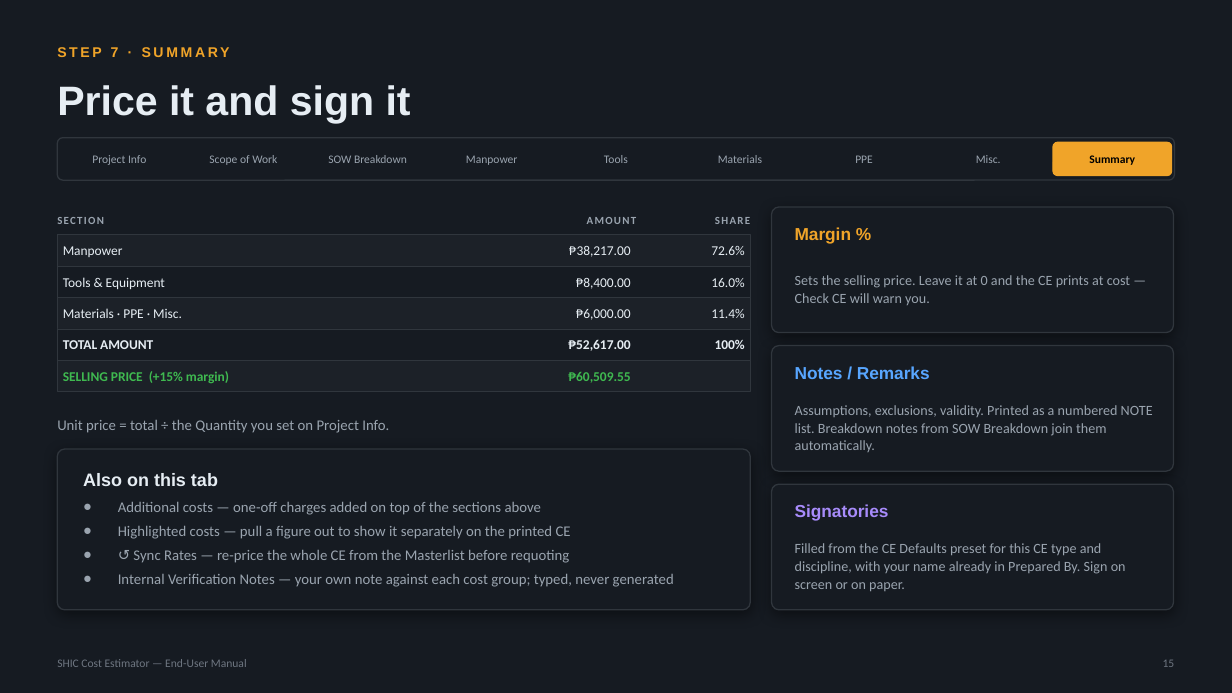
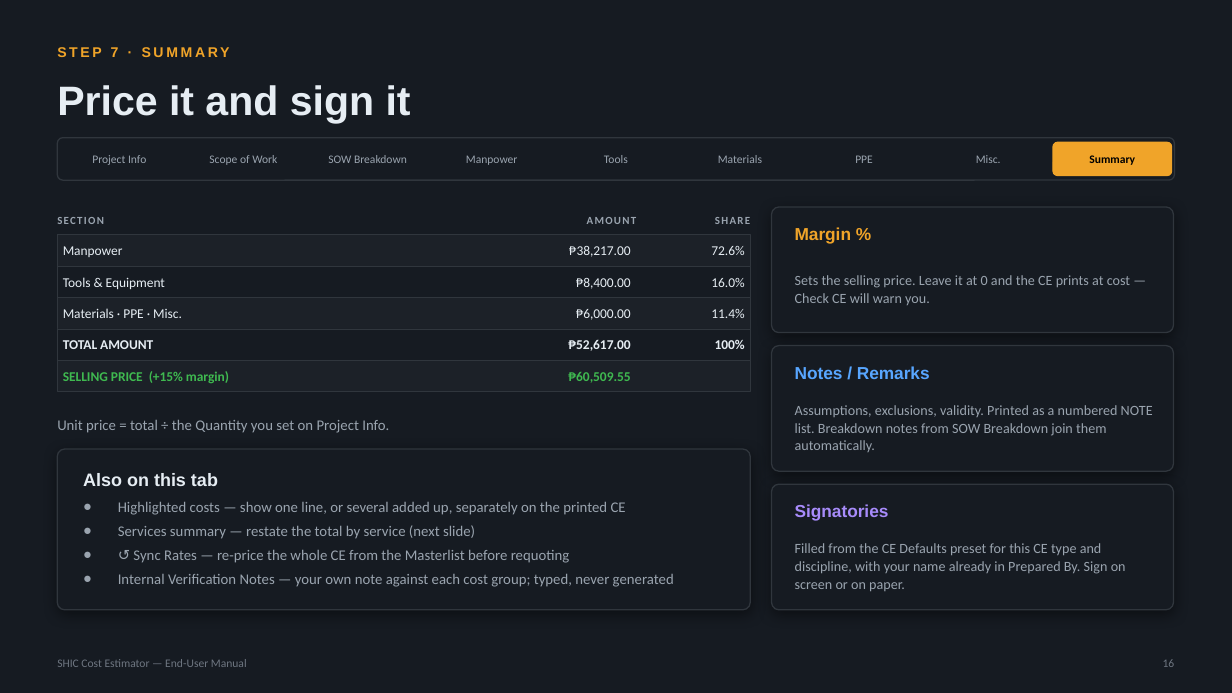
Before and after one commit to SYNERCORE/CostEstimation, a slide deck: slide 16 of docs/SHIC-Cost-Estimator-User-Manual.pptx (slide 15 before the commit). Drawn at 1232x693 pixels with LibreOffice and Linux fonts; fonts in the diff are those of the drawing. Boxes give left, top, right and bottom in pixels: in the first picture for what was removed or moved away, otherwise in the second. Text is boxed around its words. In the diff, an @@ line names an element or a change of style, - is before the commit and + after.

```diff
--- a/docs/SHIC-Cost-Estimator-User-Manual.pptx
+++ b/docs/SHIC-Cost-Estimator-User-Manual.pptx
@@ text at (x1=118, y1=502, x2=626, y2=539): text changed @@
-● Additional costs — one-off charges added on top of the sections above
-● Highlighted costs — pull a figure out to show it separately on the printed CE
+● Highlighted costs — show one line, or several added up, separately on the printed CE
+● Services summary — restate the total by service (next slide)
```
Also in this commit, not shown: 16 other slides changed, 2 slides added.
